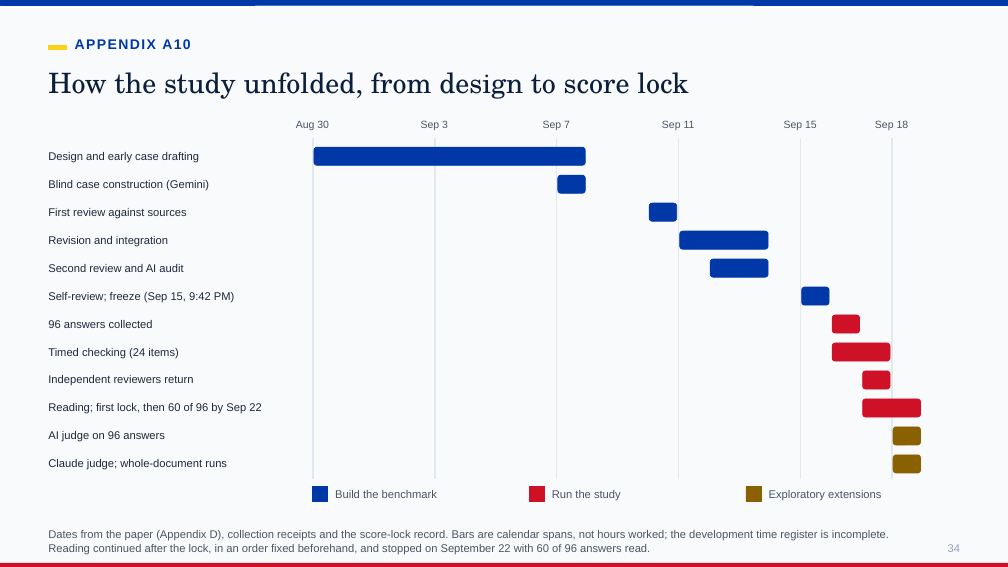
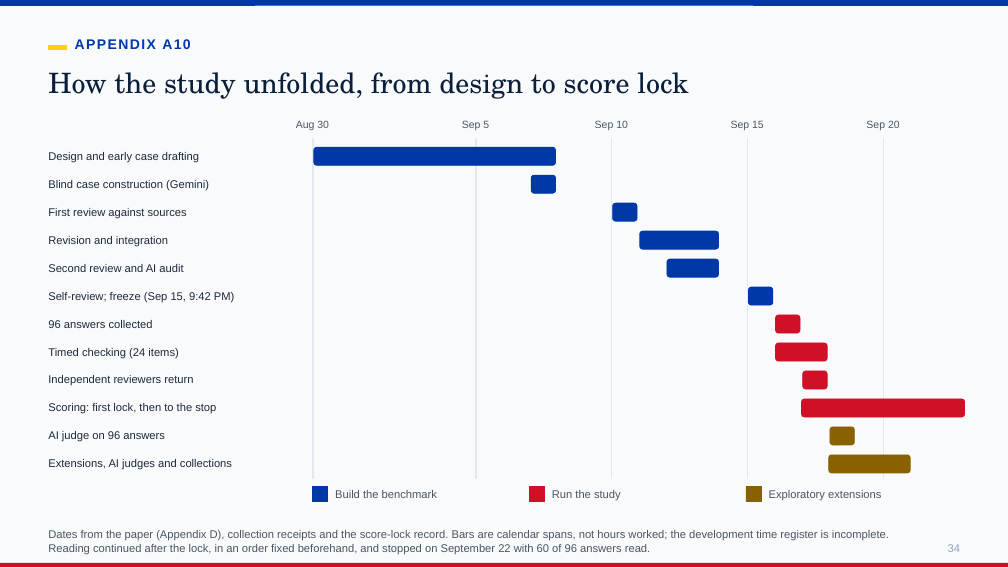
Before and after one commit to bealambitco/ai-assessment-higher-education-ph, a slide deck: slide 34 of presentation/When_Should_AI_Assist_the_Assessor_FINAL.pptx. Drawn at 1008x567 pixels with LibreOffice and Linux fonts; fonts in the diff are those of the drawing. Boxes give left, top, right and bottom in pixels: in the first picture for what was removed or moved away, otherwise in the second. Text is boxed around its words. In the diff, an @@ line names an element or a change of style, - is before the commit and + after.

```diff
--- a/presentation/When_Should_AI_Assist_the_Assessor_FINAL.pptx
+++ b/presentation/When_Should_AI_Assist_the_Assessor_FINAL.pptx
@@ 2 rounded rectangles, 1 text: place and size @@
-2 rounded rectangles, 1 text at bbox=[784, 120, 859, 333]
+2 rounded rectangles, 1 text at bbox=[731, 120, 800, 333]
@@ rounded rectangle: place and size @@
-rounded rectangle at bbox=[314, 147, 585, 165]
+rounded rectangle at bbox=[314, 147, 556, 165]
@@ text at bbox=[462, 120, 489, 130]: text changed @@
-Sep 3
+Sep 5
@@ rectangle: place and size @@
-rectangle at bbox=[434, 139, 435, 479]
+rectangle at bbox=[475, 139, 476, 479]
@@ text at bbox=[595, 120, 628, 130]: text changed @@
-Sep 7
+Sep 10
@@ rectangle: place and size @@
-rectangle at bbox=[556, 139, 557, 479]
+rectangle at bbox=[611, 139, 612, 479]
@@ text removed at bbox=[662, 120, 695, 130] @@
-Sep 11
@@ rectangle: place and size @@
-rectangle at bbox=[678, 139, 679, 479]
+rectangle at bbox=[747, 139, 748, 479]
@@ text at bbox=[866, 120, 900, 130]: text changed @@
-Sep 18
+Sep 20
@@ rectangle: place and size @@
-rectangle at bbox=[800, 139, 801, 479]
+rectangle at bbox=[883, 139, 884, 479]
@@ rectangle removed at bbox=[892, 139, 892, 479] @@
@@ rounded rectangle: place and size @@
-rounded rectangle at bbox=[558, 175, 585, 194]
+rounded rectangle at bbox=[531, 175, 556, 194]
@@ rounded rectangle: place and size @@
-rounded rectangle at bbox=[649, 203, 676, 221]
+rounded rectangle at bbox=[612, 203, 637, 221]
@@ rounded rectangle: place and size @@
-rounded rectangle at bbox=[680, 231, 768, 249]
+rounded rectangle at bbox=[640, 231, 718, 249]
@@ rounded rectangle: place and size @@
-rounded rectangle at bbox=[710, 259, 768, 277]
+rounded rectangle at bbox=[667, 259, 718, 277]
@@ rounded rectangle: place and size @@
-rounded rectangle at bbox=[832, 343, 890, 361]
+rounded rectangle at bbox=[776, 343, 827, 361]
@@ rounded rectangle: place and size @@
-rounded rectangle at bbox=[863, 371, 890, 389]
+rounded rectangle at bbox=[803, 371, 828, 389]
@@ text at bbox=[48, 403, 216, 414]: text changed @@
-Reading; first lock, then 60 of 96 by Sep 22
+Scoring: first lock, then to the stop
@@ rounded rectangle: place and size @@
-rounded rectangle at bbox=[863, 399, 921, 417]
+rounded rectangle at bbox=[801, 399, 964, 417]
@@ rounded rectangle: place and size @@
-rounded rectangle at bbox=[893, 427, 920, 445]
+rounded rectangle at bbox=[830, 427, 855, 445]
@@ text at bbox=[48, 459, 232, 470]: text changed @@
-Claude judge; whole-document runs
+Extensions, AI judges and collections
@@ rounded rectangle: place and size @@
-rounded rectangle at bbox=[893, 455, 920, 473]
+rounded rectangle at bbox=[829, 455, 910, 473]
```
Also in this commit, not shown: 7 other slides changed, 5 other files.
